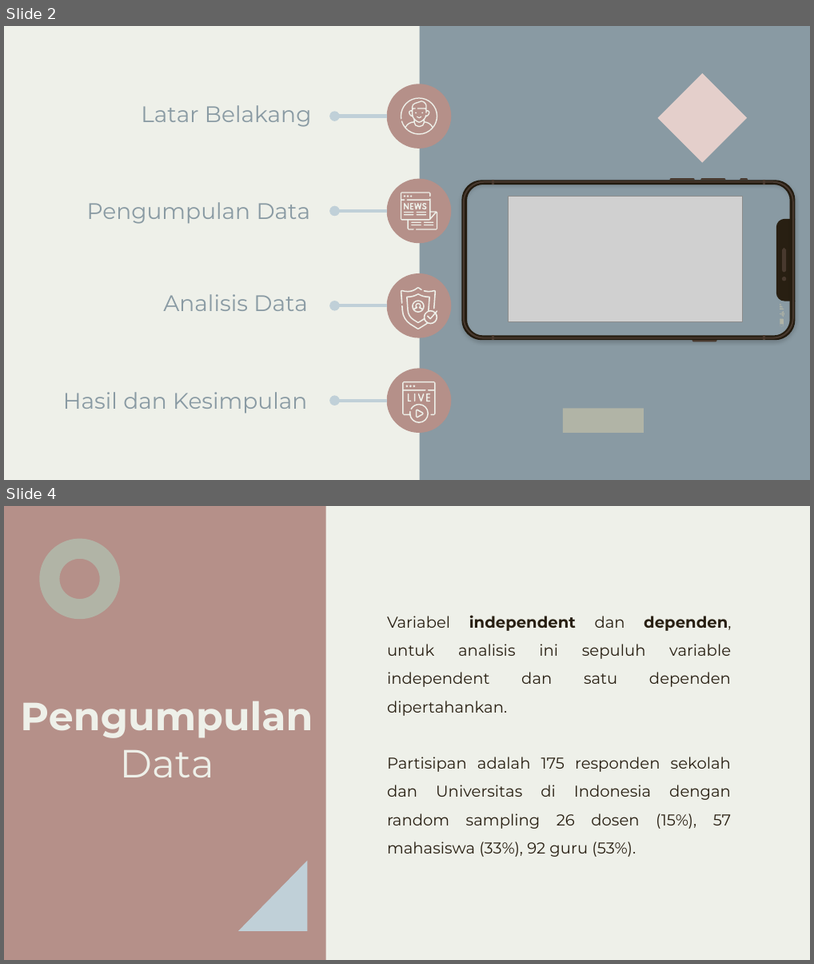
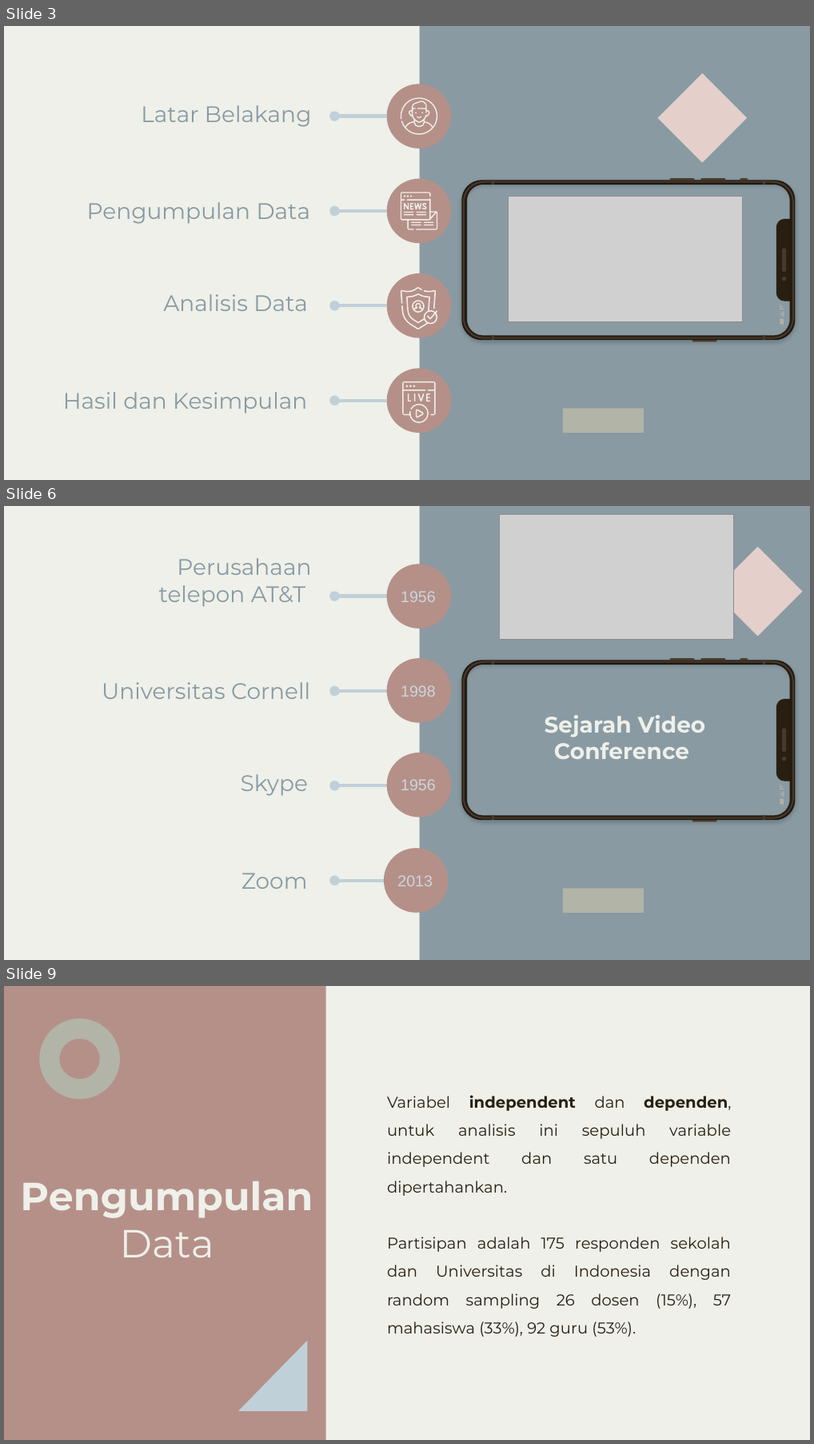
Before and after one commit to Malja321999/-Tugas-1-Kelompok-3-Komputer-masyarakat, a slide deck: [Tugas 3] KELOMPOK 3-Faktor Pertemuan Cloud Zoom Adopsi Teknologi di Pandemi COVID-19.pptx. Shown one above the other, each under a label of ours: slides 2 and 4 before the commit, slides 3, 6 and 9 after it; the slides between them are not shown. The pictures are 814x964 and 814x1444 pixels, drawn with LibreOffice and Linux fonts; fonts in the diff are those of the drawing; grey boxes stand for pictures. Boxes give left, top, right and bottom in pixels: in the first picture for what was removed or moved away, otherwise in the second. Text is boxed around its words. In the diff, an @@ line names an element or a change of style, - is before the commit and + after.

```diff
--- a/[Tugas 3] KELOMPOK 3-Faktor Pertemuan Cloud Zoom Adopsi Teknologi di Pandemi COVID-19.pptx
+++ b/[Tugas 3] KELOMPOK 3-Faktor Pertemuan Cloud Zoom Adopsi Teknologi di Pandemi COVID-19.pptx
@@ slide 6 added at <box>4,506,810,960</box>, background #899AA3; not listed: 1 template element that a slide beside it also shows @@
@@ picture added at <box>499,514,734,639</box> @@
@@ diamond added at <box>714,546,803,636</box>, fill #E4CFCB @@
@@ text added at <box>159,558,311,607</box>, 20 pt, text #899AA3 @@
+Perusahaan telepon AT&T
@@ ellipse added at <box>387,564,451,628</box>, fill #B59089 @@
@@ arrow added from (387, 596) to (334, 596), #C0D0D8 3 pt @@
@@ text added at <box>401,591,436,602</box>, 14 pt, text #C9D6DB @@
+1956
@@ ellipse added at <box>387,659,451,723</box>, fill #B59089 @@
@@ text added at <box>102,682,310,699</box>, 20 pt, text #899AA3 @@
+Universitas Cornell
@@ arrow added from (387, 691) to (334, 691), #C0D0D8 3 pt @@
@@ text added at <box>401,685,436,696</box>, 14 pt, text #C9D6DB @@
+1998
@@ text added at <box>545,715,706,759</box>, 20 pt, text #EEF0E9, bold @@
+Sejarah Video Conference
@@ group added at <box>462,658,795,822</box>: 17 freeform shapes @@
@@ ellipse added at <box>387,752,451,817</box>, fill #B59089 @@
@@ text added at <box>241,774,308,796</box>, 20 pt, text #899AA3 @@
+Skype
@@ arrow added from (387, 786) to (334, 786), #C0D0D8 3 pt @@
@@ text added at <box>401,779,436,790</box>, 14 pt, text #C9D6DB @@
+1956
@@ ellipse added at <box>384,848,448,912</box>, fill #B59089 @@
@@ text added at <box>242,872,308,888</box>, 20 pt, text #899AA3 @@
+Zoom
@@ arrow added from (387, 880) to (334, 880), #C0D0D8 3 pt @@
@@ text added at <box>398,875,433,886</box>, 14 pt, text #C9D6DB @@
+2013
@@ rectangle added at <box>563,888,643,912</box>, fill #B1B4A6 @@
@@ what was slide 2 is now slide 3 @@
@@ what was slide 4 is now slide 9 @@
```
Also in this commit, not shown: 4 slides changed, 4 other slides added, 1 other file.
